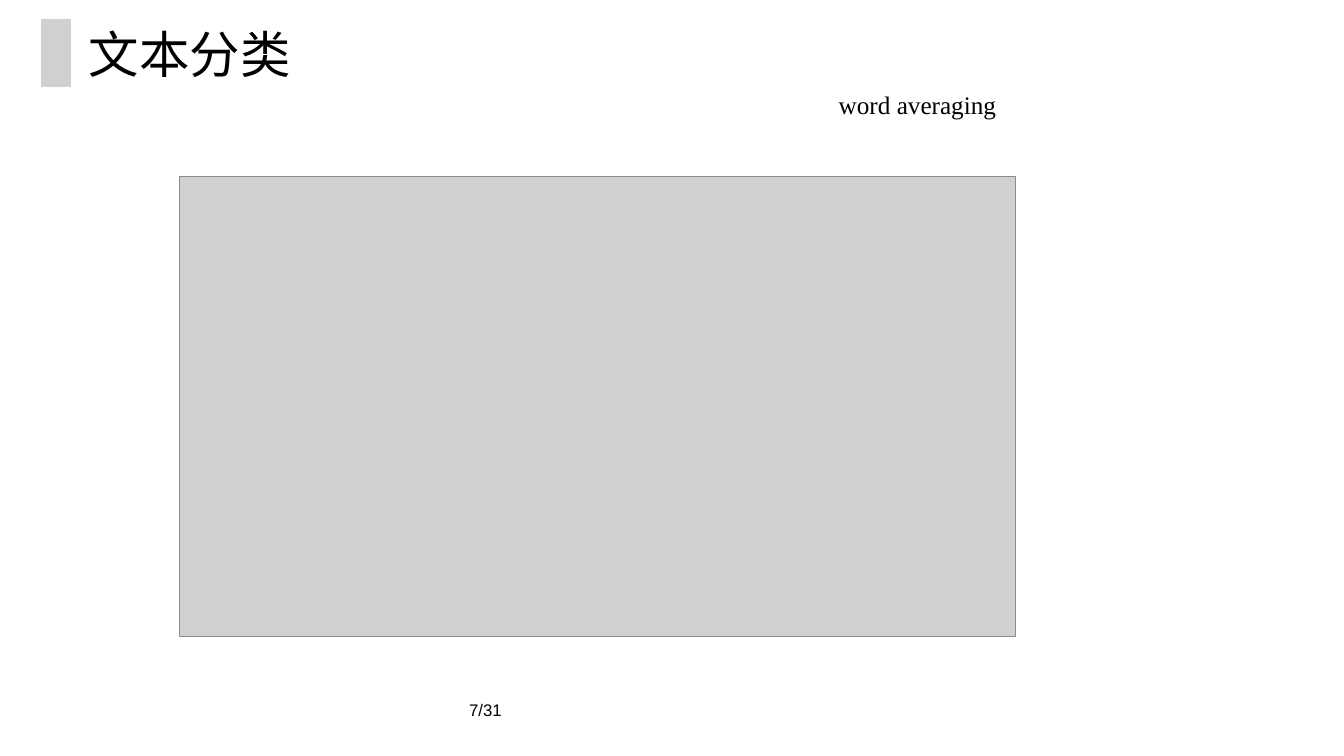
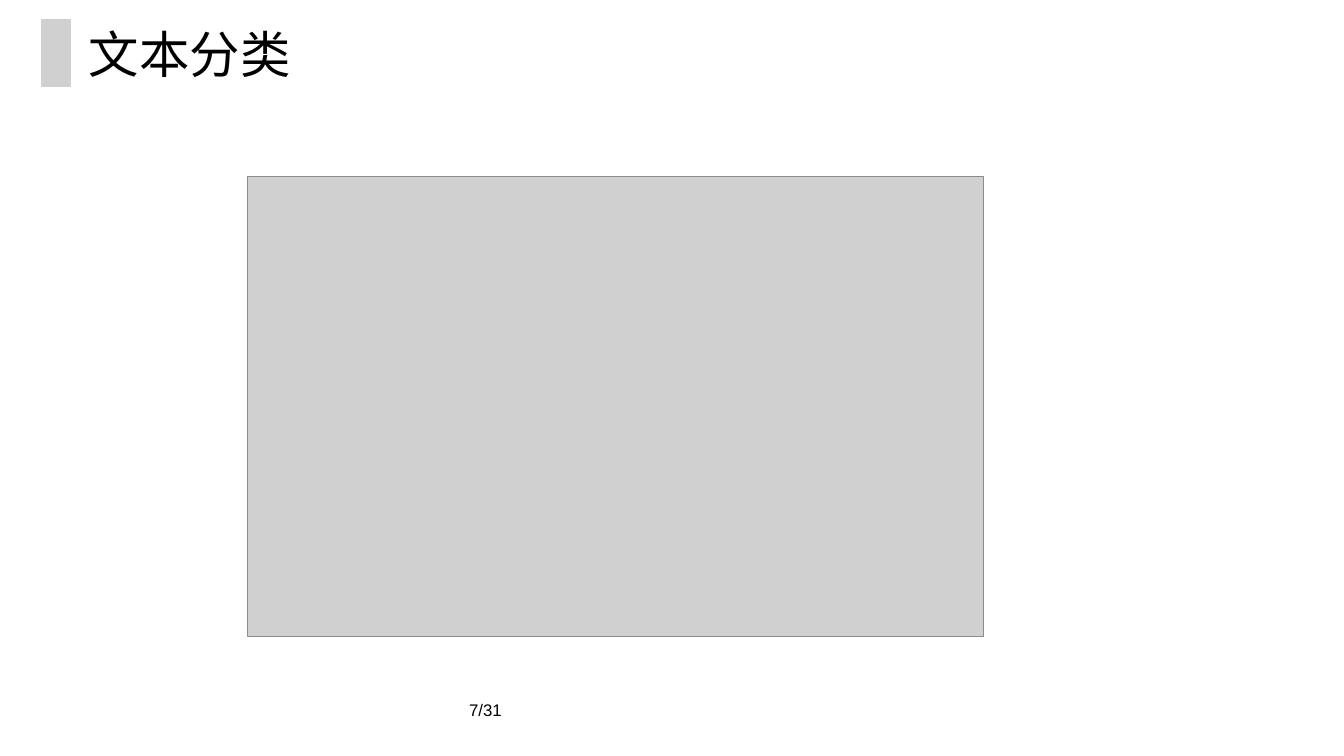
Before and after one commit to ZeweiChu/PyTorch-Course, a slide deck: slide 7 of 情感分类.pptx. Drawn at 1344x756 pixels with LibreOffice and Linux fonts; fonts in the diff are those of the drawing; grey boxes stand for pictures. Boxes give left, top, right and bottom in pixels: in the first picture for what was removed or moved away, otherwise in the second. Text is boxed around its words. In the diff, an @@ line names an element or a change of style, - is before the commit and + after.

```diff
--- a/情感分类.pptx
+++ b/情感分类.pptx
@@ text removed at bbox=[839, 96, 996, 120] @@
-word averaging
@@ picture: place and size @@
-picture at bbox=[179, 176, 1016, 636]
+picture at bbox=[248, 176, 984, 636]
```
Also in this commit, not shown: 9 other slides changed, 3 other files.
